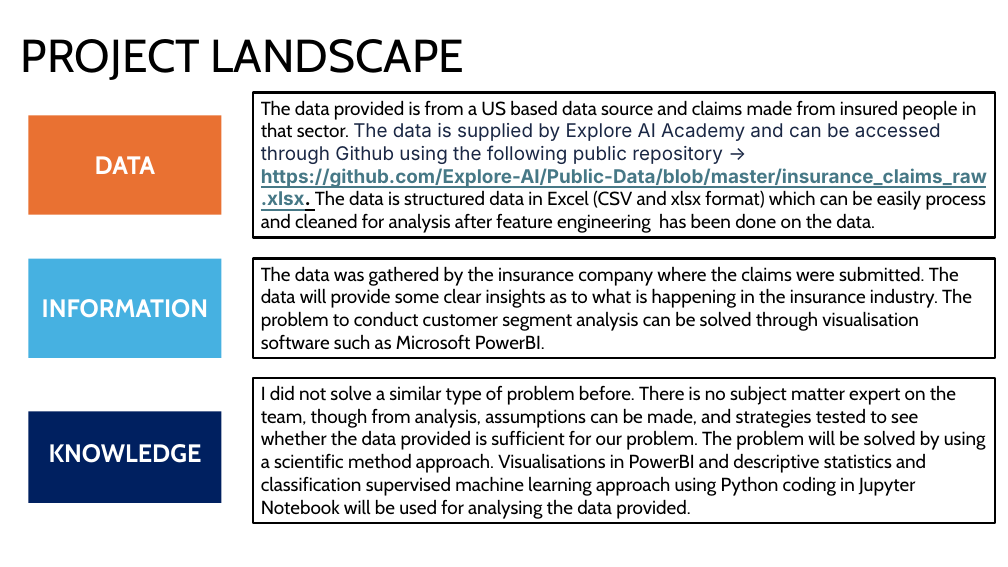
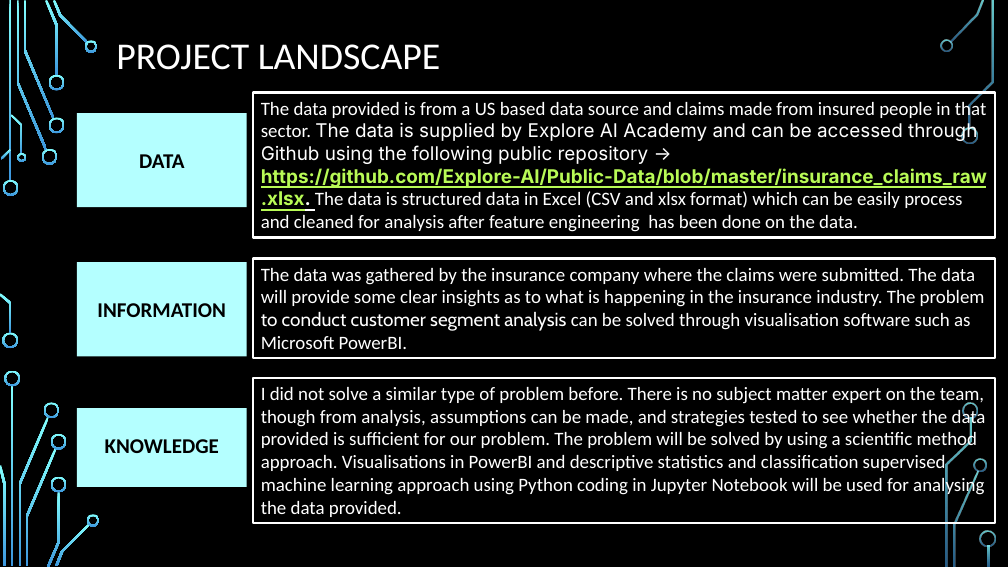
Before and after one commit to Bertie1990/Integrated-Project, a slide deck: slide 4 of problem statement and landscape/EDSA INTEGRATED PROJECT.pptx. Drawn at 1008x567 pixels with LibreOffice and Linux fonts; fonts in the diff are those of the drawing; background and template pictures are left out. Boxes give left, top, right and bottom in pixels: in the first picture for what was removed or moved away, otherwise in the second. Text is boxed around its words. In the diff, an @@ line names an element or a change of style, - is before the commit and + after.

```diff
--- a/problem statement and landscape/EDSA INTEGRATED PROJECT.pptx
+++ b/problem statement and landscape/EDSA INTEGRATED PROJECT.pptx
@@ background #FFFFFF to picture (left out) @@
@@ title "PROJECT LANDSCAPE": place and size @@
-title "PROJECT LANDSCAPE" at box(21, 39, 465, 80)
+title "PROJECT LANDSCAPE" at box(116, 44, 441, 70)
@@ title "PROJECT LANDSCAPE" at box(116, 44, 441, 70): size 44 to 36 pt, font Cabin to Calibri, text colour #000000 to #FFFFFF @@
@@ rectangle "DATA": place and size @@
-rectangle "DATA" at box(29, 116, 222, 215)
+rectangle "DATA" at box(77, 113, 247, 208)
@@ rectangle "DATA" at box(77, 113, 247, 208): size 24 to 20 pt, font Cabin to Calibri, text colour #FFFFFF to #000000; fill #E97132 to #B4FFFF @@
@@ rectangle "The data provided is from ..." at box(253, 92, 995, 237): font Cabin to Calibri, text colour #000000 to #FFFFFF in "The data provided is from a US ..."; text colour #1A2744 to #FFFFFF in "The data is supplied by Explore AI ..."; text colour #467886 to #B8FA56 in "https://github.com/Explore-AI/Public-Data/blob/master/insura ..."; outline #000000 2.25 pt to #FFFFFF 2.25 pt @@
@@ rectangle "INFORMATION": place and size @@
-rectangle "INFORMATION" at box(29, 259, 222, 358)
+rectangle "INFORMATION" at box(77, 262, 247, 357)
@@ rectangle "INFORMATION" at box(77, 262, 247, 357): size 24 to 20 pt, font Cabin to Calibri, text colour #FFFFFF to #000000; fill #46B1E1 to #B4FFFF @@
@@ rectangle "The data was gathered by ..." at box(253, 259, 995, 358): font Cabin to Calibri in "The data was gathered by the insurance ..."; text colour #000000 to #FFFFFF; outline #000000 2.25 pt to #FFFFFF 2.25 pt @@
@@ rectangle "I did not solve a ..." at box(253, 378, 995, 523): font Cabin to Calibri, text colour #000000 to #FFFFFF; outline #000000 2.25 pt to #FFFFFF 2.25 pt @@
@@ rectangle "KNOWLEDGE": place and size @@
-rectangle "KNOWLEDGE" at box(29, 411, 222, 503)
+rectangle "KNOWLEDGE" at box(77, 408, 247, 487)
@@ rectangle "KNOWLEDGE" at box(77, 408, 247, 487): size 24 to 20 pt, font Cabin to Calibri, text colour #FFFFFF to #000000; fill #002060 to #B4FFFF @@
@@ group added at box(0, 0, 996, 567): 33 freeform shapes, 3 rectangles @@
```
Also in this commit, not shown: 3 other slides changed, 2 other files.
